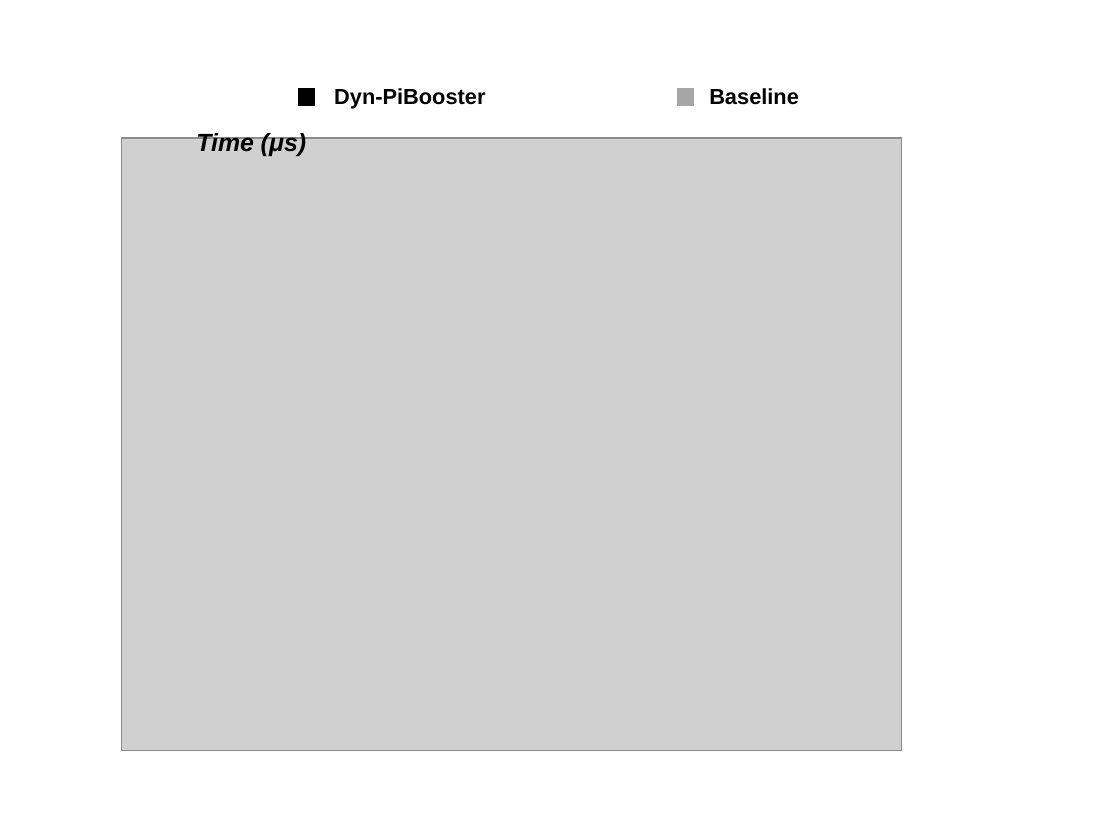
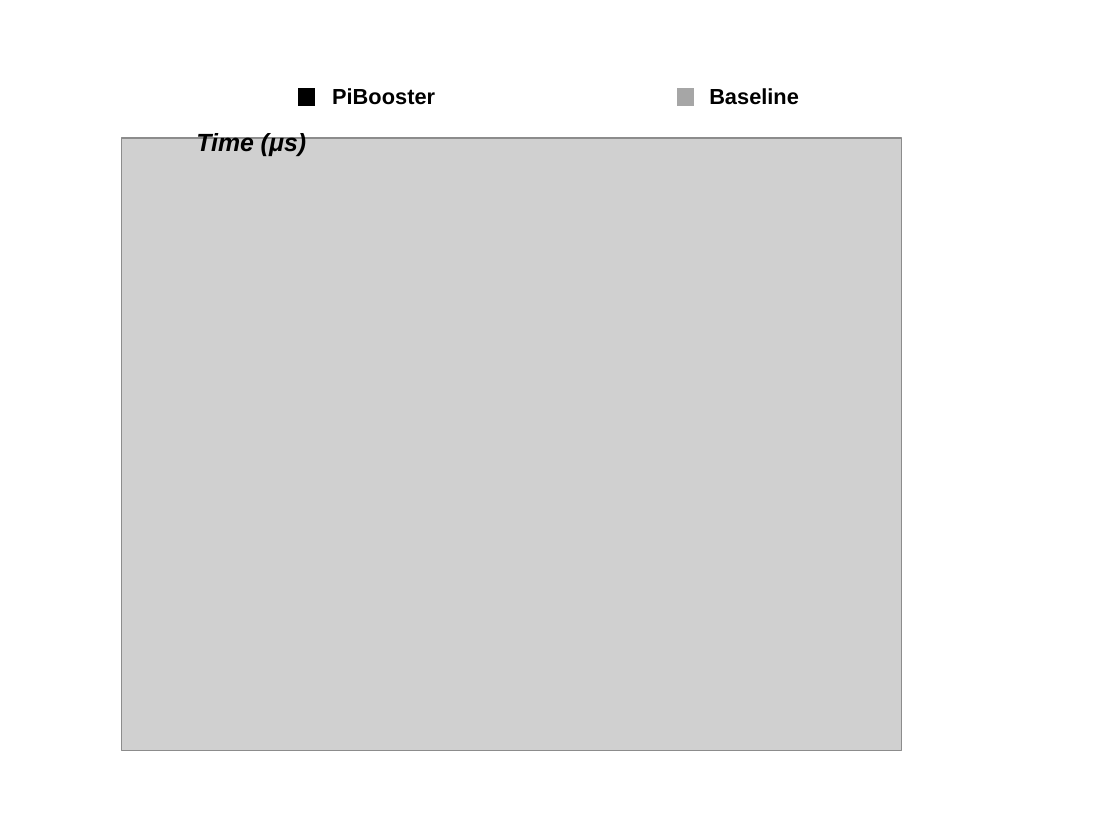
Before and after one commit to strongerwill/FastIO, a slide deck: slide 1 of doc/paper/image/macro/lmbench.ppt. Drawn at 1120x840 pixels with LibreOffice and Linux fonts; fonts in the diff are those of the drawing; grey boxes stand for pictures. Boxes give left, top, right and bottom in pixels: in the first picture for what was removed or moved away, otherwise in the second. Text is boxed around its words. In the diff, an @@ line names an element or a change of style, - is before the commit and + after.

```diff
--- a/doc/paper/image/macro/lmbench.ppt
+++ b/doc/paper/image/macro/lmbench.ppt
@@ text at <box>332,88,435,105</box>: text changed @@
-Dyn-PiBooster
+PiBooster
```
Also in this commit, not shown: 6 other files.
